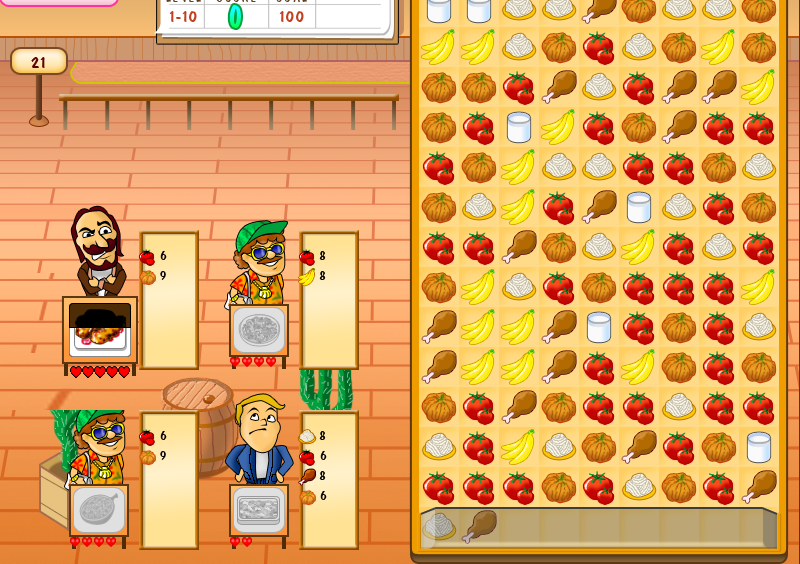
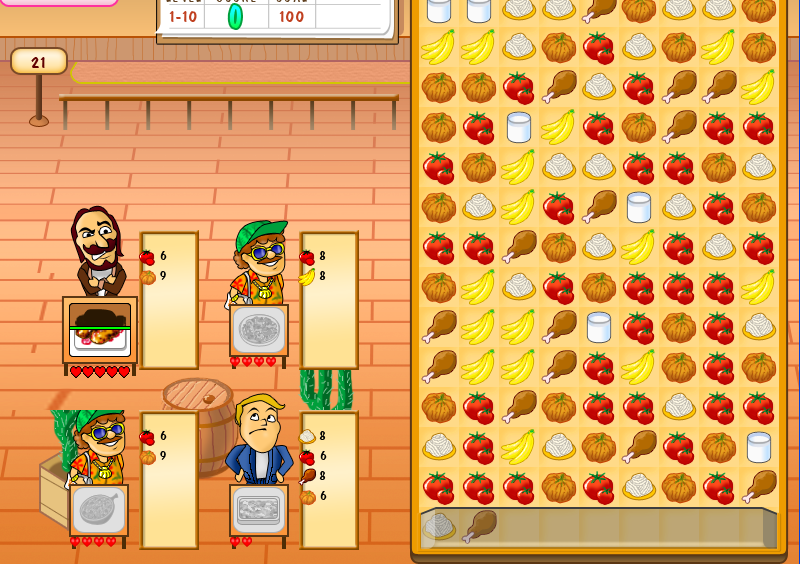
Layer changes from the first 800 × 564 image to the second:
added layer "Фигура 7" in group "grillet-meat-empty (копия)" over (70, 327, 130, 329)
painted on "Фигура 6 (копия) 5" over (69, 303, 131, 328)
painted on "Фигура 6 (копия) 2" over (69, 303, 131, 357)
hid group "grillet-meat-" (14 layers) over (69, 303, 131, 357)
